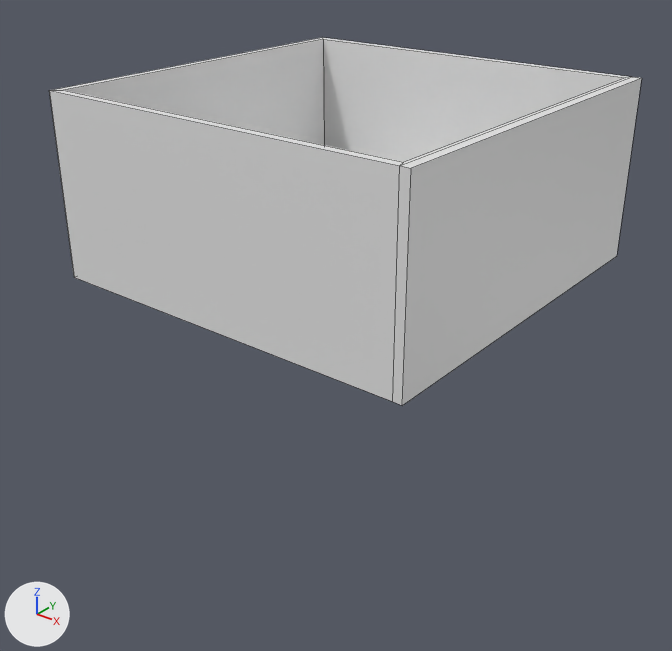
An edit to the FBX model Assets/Models/Assets/fbx/Drawer.fbx, drawn before and after from the same camera.
Before and after are seen from a camera (50 mm lens) standing at (1.022, -1.298, 0.69) and looking at (0.02, -0.045, -0.087). Every picture has the same lights, and +X, +Y and +Z are marked at lower left. Mesh edges are drawn as thin lines. Where no turn or scale is listed for an object, it has been applied to the vertices.

In view in the first picture: 'DrawerSlot'.
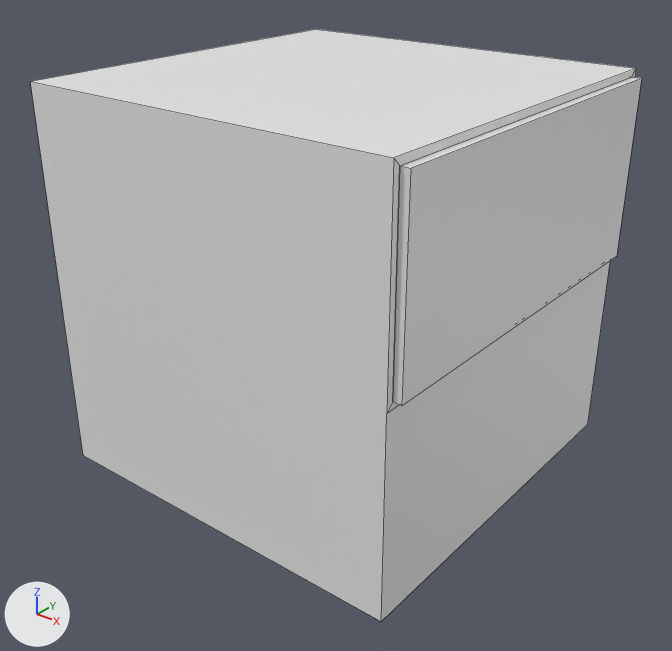
Commit message: Drawer adjustment

Boxes [x1, y1, x2, y2] around the edits, measured in the pictures (672 x 651 px):
```json
{"object": "Drawer", "change": "added", "after": [30, 29, 636, 621]}
{"object": "DrawerSlot", "change": "unchanged, covered by the edit", "before": [49, 37, 642, 406], "after": [393, 77, 642, 406]}
```

The change, as JSON lines over the scene's bpy script:
```json
{"op": "add", "block": "mat_drawer", "code": ["mat_drawer = principled_material('Drawer')", "mat_drawer.base_color = (0.8, 0.8, 0.8)  # white #e7e7e7"]}
{"op": "add", "block": "me_cube_001", "code": ["me_cube_001 = bpy.data.meshes.new('Cube.001')", "me_cube_001.from_pydata(...)  # 24 vertices, 15 faces; spans x -0.375..0.375, y -0.375..0.375, z -0.375..0.375", "me_cube_001.materials.append(mat_drawer)  # white #e7e7e7"]}
{"op": "add", "block": "ob_drawer", "code": ["ob_drawer = bpy.data.objects.new('Drawer', me_cube_001)", "ob_drawer.location = (0.0, 0.0, 0.0)"]}
```
